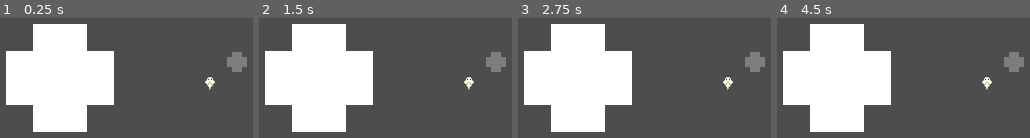
Above: before the commit, frames 1-4 (left to right).
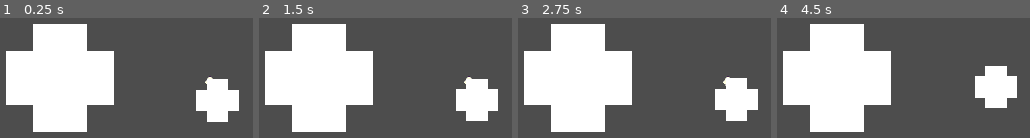
Above: after the commit, the same moments.

Repository: BlendyDev/GMTK2025
Game: Godot game, scene res://Scenes/level.tscn
The game is run twice, just before and just after one commit, with the same random seed, the same clock (stepped at 60 frames per second) and the same inputs.
Inputs (mouse positions are in pixels of both pictures, inside the frame that each line leads up to):
- Up to frame 1 (0.25 s): no input
- Up to frame 2 (1.5 s): tap Space at 0.77 s; move the mouse to (380, 96) at 1.27 s
- Up to frame 3 (2.75 s): tap Space at 1.52 s; move the mouse to (outside the picture) at 2.02 s
- Up to frame 4 (4.5 s): move the mouse to (964, 133) at 2.77 s; tap Space at 3.02, 3.77 s; move the mouse to (outside the picture) at 3.52 s; move the mouse to (852, 45) at 4.27 s

The runs differ from the first frame. In frame 1, 5.5% of the frame differs, in the area x 77-98%, y 28-87%; in frame 2, 5.5%; in frame 3, 5.5%; in frame 4, 5.5%.

Commit message:
trail.gd script and framerate independent movement

Diff:
--- a/Scenes/level.tscn
+++ b/Scenes/level.tscn
@@ -1,9 +1,11 @@
-[gd_scene load_steps=10 format=3 uid="uid://4otsh1wy31kg"]
+[gd_scene load_steps=13 format=3 uid="uid://4otsh1wy31kg"]
 
+[ext_resource type="Script" uid="uid://cxjw50s4jeh2y" path="res://Scenes/trail.gd" id="1_0f350"]
 [ext_resource type="Script" uid="uid://cd8k0h68k4a8g" path="res://Scripts/Player.gd" id="1_tumq0"]
 [ext_resource type="Texture2D" uid="uid://d4ld3d7820d0n" path="res://Sprites/mousemc.png" id="2_6phgx"]
 [ext_resource type="Texture2D" uid="uid://bj30yhx4p3qu0" path="res://Sprites/debugPlayer.png" id="2_k5f4k"]
 [ext_resource type="AudioStream" uid="uid://dapvn0ocg8s84" path="res://SFX/test_sfx_pickup.wav" id="4_81xng"]
+[ext_resource type="Script" uid="uid://cqcu4jcux40sh" path="res://Scenes/mob.gd" id="5_wqkje"]
 
 [sub_resource type="Curve" id="Curve_6phgx"]
 _data = [Vector2(0, 0.235955), 0.0, -0.151716, 0, 0, Vector2(1, 1), 0.0, 0.0, 0, 0]
@@ -13,35 +15,50 @@
 interpolation_mode = 2
 colors = PackedColorArray(0.75, 0.783333, 1, 0.498039, 1, 0.74902, 1, 1)
 
+[sub_resource type="AudioStreamRandomizer" id="AudioStreamRandomizer_wqkje"]
+random_pitch = 1.3
+streams_count = 1
+stream_0/stream = ExtResource("4_81xng")
+
 [sub_resource type="CircleShape2D" id="CircleShape2D_k5f4k"]
 radius = 2.0
 
 [sub_resource type="RectangleShape2D" id="RectangleShape2D_k5f4k"]
 size = Vector2(4, 4)
 
-[sub_resource type="AudioStreamRandomizer" id="AudioStreamRandomizer_wqkje"]
-random_pitch = 1.3
-streams_count = 1
-stream_0/stream = ExtResource("4_81xng")
+[sub_resource type="CircleShape2D" id="CircleShape2D_0f350"]
+radius = 1.97499
 
 [node name="Level" type="Node2D"]
 
-[node name="Trail" type="Line2D" parent="."]
+[node name="Trail" type="Area2D" parent="." node_paths=PackedStringArray("trail", "player", "trail_collision")]
+script = ExtResource("1_0f350")
+trail = NodePath("Trail")
+trail_points_per_second = 120
+max_time_sec = 1.15
+min_distance_to_oldest_points = 12.5
+circle_min_timeout_sec = 0.3
+player = NodePath("../Player")
+trail_collision = NodePath("CollisionShape2D")
+
+[node name="Trail" type="Line2D" parent="Trail"]
 width = 4.0
 width_curve = SubResource("Curve_6phgx")
 default_color = Color(1, 0.74902, 1, 1)
 gradient = SubResource("Gradient_6phgx")
 antialiased = true
 
-[node name="Player" type="CharacterBody2D" parent="." node_paths=PackedStringArray("trail")]
+[node name="AudioStreamPlayer2D" type="AudioStreamPlayer2D" parent="Trail"]
+position = Vector2(27, -21)
+scale = Vector2(5, 5)
+stream = SubResource("AudioStreamRandomizer_wqkje")
+
+[node name="CollisionShape2D" type="CollisionPolygon2D" parent="Trail"]
+
+[node name="Player" type="CharacterBody2D" parent="."]
 input_pickable = true
 script = ExtResource("1_tumq0")
-speed = 100.0
-trail = NodePath("../Trail")
-trail_points_per_second = 120
-max_time_sec = 1.15
-min_distance_to_oldest_points = 15.0
-circle_min_timeout_sec = 0.5
+speed = 1.0
 
 [node name="Sprite2D" type="Sprite2D" parent="Player"]
 texture = ExtResource("2_6phgx")
@@ -61,18 +78,14 @@
 [node name="CollisionShape2D" type="CollisionShape2D" parent="obstacle"]
 shape = SubResource("RectangleShape2D_k5f4k")
 
-[node name="finalTrail" type="Area2D" parent="."]
-position = Vector2(27, -21)
-scale = Vector2(5, 5)
+[node name="mob" type="Area2D" parent="."]
+scale = Vector2(10.645, 10.645)
+script = ExtResource("5_wqkje")
 
-[node name="Sprite2D" type="Sprite2D" parent="finalTrail"]
-modulate = Color(1, 1, 1, 0.270588)
+[node name="Sprite2D" type="Sprite2D" parent="mob"]
 texture = ExtResource("2_k5f4k")
 
-[node name="CollisionShape2D" type="CollisionShape2D" parent="finalTrail"]
-shape = SubResource("RectangleShape2D_k5f4k")
-
-[node name="AudioStreamPlayer2D" type="AudioStreamPlayer2D" parent="finalTrail"]
-stream = SubResource("AudioStreamRandomizer_wqkje")
+[node name="CollisionShape2D" type="CollisionShape2D" parent="mob"]
+shape = SubResource("CircleShape2D_0f350")
 
 [connection signal="mouse_entered" from="Player" to="Player" method="_on_mouse_entered"]
--- /dev/null
+++ b/Scenes/mob.gd
@@ -0,0 +1,15 @@
+extends Area2D
+
+@onready var angle := 0.0
+
+# Called when the node enters the scene tree for the first time.
+func _ready() -> void:
+	pass # Replace with function body.
+
+
+# Called every frame. 'delta' is the elapsed time since the previous frame.
+func _process(delta: float) -> void:
+	var velocity := Vector2(cos(angle), sin(angle))*100
+	position += velocity * delta
+	angle = fmod(angle + delta*10, 2 * PI)
+	pass
--- /dev/null
+++ b/Scenes/trail.gd
@@ -0,0 +1,85 @@
+extends Area2D
+
+@export var trail: Line2D
+@export var trail_points_per_second: int
+@onready var last_trail_point_timestamp : int = Time.get_ticks_msec()
+@export var max_time_sec: float
+@export var min_distance_to_oldest_points: float
+var cleared_points = true
+@onready var last_circle_timestamp:= Time.get_ticks_msec()
+@export var circle_min_timeout_sec: float
+@export var player: Player
+@export var trail_collision: CollisionPolygon2D
+
+# Called when the node enters the scene tree for the first time.
+func _ready() -> void:
+	last_trail_point_timestamp = Time.get_ticks_msec()
+	pass # Replace with function body.
+
+func find_closest_point(rate: float) -> Vector2:
+	var point: Vector2
+	var distance:float = INF
+	for i in range (min(trail.points.size(), ceil(rate*max_time_sec*trail_points_per_second))):
+		var current_point := trail.points.get(i)
+		var current_dist := player.position.distance_to(current_point)
+		if (current_dist < distance):
+			distance = current_dist
+			point = current_point
+	return point
+
+func spawn_circle(closest_point: Vector2):
+	$"../Trail/AudioStreamPlayer2D".play()
+	var fade_out_trail = Line2D.new()
+	fade_out_trail.antialiased = true
+	fade_out_trail.width = 3.0
+	fade_out_trail.points = trail.points.duplicate()
+	for i in range(trail.points.size()):
+		if (fade_out_trail.points.get(0) == closest_point): break
+		fade_out_trail.remove_point(0)
+
+	fade_out_trail.add_point(closest_point)
+	var area = Area2D.new()
+	fade_out_trail.add_child(area)
+	var initial_polygon :PackedVector2Array = fade_out_trail.points.duplicate()
+	var polygons := Geometry2D.merge_polygons(initial_polygon, PackedVector2Array([]))
+	for polygon in polygons:
+		var collision = CollisionPolygon2D.new()
+		collision.polygon = polygon
+		area.add_child(collision)
+
+	var tween = get_tree().create_tween()
+	tween.tween_property(fade_out_trail, "default_color", Color.from_rgba8(255, 255, 255, 0), 1)
+	tween.tween_callback(fade_out_trail.queue_free)
+	get_tree().current_scene.add_child(fade_out_trail)
+
+
+	trail.clear_points()
+
+# Called every frame. 'delta' is the elapsed time since the previous frame.
+func _process(delta: float) -> void:
+	if (!player.playing): return
+	if (trail.points.size() > 1):
+		pass
+	if (Time.get_ticks_msec() - last_trail_point_timestamp > 1000.0/trail_points_per_second):
+		var n = floor((Time.get_ticks_msec() - last_trail_point_timestamp) / (1000.0/trail_points_per_second))
+		var points: Array[Vector2]
+		var last_position: Vector2
+		if (trail.points.size() == 0): last_position = player.position
+		else: last_position = trail.points.get(trail.points.size()-1)
+		var direction = player.position - last_position
+		for i in range(n):
+			if (trail.points.size() > max_time_sec * trail_points_per_second):
+				trail.remove_point(0)
+			trail.add_point(last_position + direction* (i+1)/n)
+		last_trail_point_timestamp += n* (1000.0/trail_points_per_second)
+		pass
+	var closest_point = find_closest_point(0.2)
+	var distance = player.position.distance_to(closest_point)
+	if (distance < min_distance_to_oldest_points and !cleared_points
+	and Time.get_ticks_msec() - last_circle_timestamp > 1000*circle_min_timeout_sec):
+		last_circle_timestamp = Time.get_ticks_msec()
+		spawn_circle(closest_point)
+		cleared_points = true
+	if distance > min_distance_to_oldest_points * 3:
+		cleared_points = false
+	pass
--- a/Scripts/Player.gd
+++ b/Scripts/Player.gd
@@ -1,20 +1,15 @@
 extends CharacterBody2D
+
+class_name Player
 
 @onready var offset :Vector2 = (get_viewport().size/2)
 @export var speed: float
-@export var trail: Line2D
-@export var trail_points_per_second: int
 var playing := false
-@onready var last_trail_point_timestamp : int = Time.get_ticks_msec()
-@export var max_time_sec: float
-@export var min_distance_to_oldest_points: float
-var cleared_points = true
-@onready var last_circle_timestamp:= Time.get_ticks_msec()
-@export var circle_min_timeout_sec: float
+var mouse_motion:= Vector2.ZERO
+
 
 # Called when the node enters the scene tree for the first time.
 func _ready() -> void:
-	last_trail_point_timestamp = Time.get_ticks_msec()
 	pass # Replace with function body.
 
 func bind_to_player():
@@ -26,82 +21,25 @@
 	match e.get_class():
 		"InputEventMouseMotion":
 			if !playing: return
-			velocity = Vector2(
-				min(offset.x, max(-offset.x, position.x + e.relative.x))-position.x,
-				min(offset.y, max(-offset.y, position.y + e.relative.y))-position.y
-			)*speed
-			move_and_slide()
-
-func find_closest_point(rate: float) -> Vector2:
-	var point: Vector2
-	var distance:float = INF
-	for i in range (min(trail.points.size(), ceil(rate*max_time_sec*trail_points_per_second))):
-		var current_point := trail.points.get(i)
-		var current_dist := position.distance_to(current_point)
-		if (current_dist < distance):
-			distance = current_dist
-			point = current_point
-	return point
+			mouse_motion = e.relative
 
 
-func spawn_circle(closest_point: Vector2):
-	$"../finalTrail/AudioStreamPlayer2D".play()
-	var fade_out_trail = Line2D.new()
-	fade_out_trail.antialiased = true
-	fade_out_trail.width = 3.0
-	fade_out_trail.points = trail.points.duplicate()
-	for i in range(trail.points.size()):
-		if (fade_out_trail.points.get(0) == closest_point): break
-		fade_out_trail.remove_point(0)
-
-	fade_out_trail.add_point(closest_point)
-	var area = Area2D.new()
-	fade_out_trail.add_child(area)
-	var initial_polygon :PackedVector2Array = fade_out_trail.points.duplicate()
-	var polygons := simplify_polygon(initial_polygon)
-	print(polygons.size())
-	for polygon in polygons:
-		var collision = CollisionPolygon2D.new()
-		collision.polygon = polygon
-		area.add_child(collision)
-
-	var tween = get_tree().create_tween()
-	tween.tween_property(fade_out_trail, "default_color", Color.from_rgba8(255, 255, 255, 0), 1)
-	tween.tween_callback(fade_out_trail.queue_free)
-	get_tree().current_scene.add_child(fade_out_trail)
-
-
-	trail.clear_points()
-
-func simplify_polygon(polygon: PackedVector2Array) -> Array[PackedVector2Array]:
-	return Geometry2D.merge_polygons(polygon, PackedVector2Array([]))
 
 # Called every frame. 'delta' is the elapsed time since the previous frame.
 func _process(delta: float) -> void:
+	velocity = Vector2(
+		min(offset.x, max(-offset.x, position.x + mouse_motion.x))-position.x,
+		min(offset.y, max(-offset.y, position.y + mouse_motion.y))-position.y
+	)*speed * (1/delta)
+	mouse_motion = Vector2.ZERO
+	print(velocity)
+	print(delta)
+	move_and_slide()
 	if (Input.is_key_pressed(KEY_SPACE)):
 		pass
 
 	if !playing:
 		return
-	if (Time.get_ticks_msec() - last_trail_point_timestamp > 1000.0/trail_points_per_second):
-		var n = floor((Time.get_ticks_msec() - last_trail_point_timestamp) / (1000.0/trail_points_per_second))
-		for i in range(n):
-			if (trail.points.size() > max_time_sec * trail_points_per_second):
-				trail.remove_point(0)
-			trail.add_point(position)
-		last_trail_point_timestamp += n* (1000.0/trail_points_per_second)
-		pass
-	var closest_point = find_closest_point(0.2)
-	var distance = position.distance_to(closest_point)
-	if (distance < min_distance_to_oldest_points and !cleared_points
-	and Time.get_ticks_msec() - last_circle_timestamp > 1000*circle_min_timeout_sec):
-		last_circle_timestamp = Time.get_ticks_msec()
-		spawn_circle(closest_point)
-		cleared_points = true
-	if distance > min_distance_to_oldest_points * 3:
-		cleared_points = false
-
-
 	pass
 
 
Not shown, added: Scenes/mob.gd.uid
Not shown, added: Scenes/trail.gd.uid
